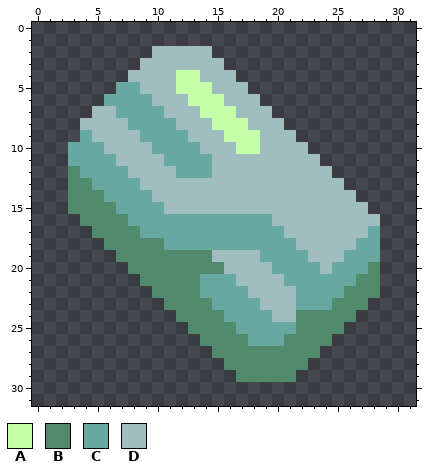
A pixel-art sprite gets an edit: sprites/items/super-alloy.png. That is the earlier state.
The file is 32x32 pixels.
Palette (. is transparent): A #c3ffa9  B #50896c  C #67a8a0  D #a0bdbf
Pixels before, first column x 3:
 2 .......DDDDD..............
 3 ......DDDDDDD.............
 4 .....DDDDAADDD............
 5 ....CCDDDAAADDD...........
 6 ...CCCCDDDAAADDD..........
 7 ..DDCCCCDDDAAADDD.........
 8 .DDDDCCCCDDDAAADDD........
 9 .CDDDDCCCCDDDAAADDD.......
10 CCCDDDDCCCCDDDAADDDD......
11 CCCCDDDDCCCCDDDDDDDDD.....
12 BCCCCDDDDCCCDDDDDDDDDD....
13 BBCCCCDDDDDDDDDDDDDDDDD...
14 BBBCCCCDDDDDDDDDDDDDDDDD..
15 BBBBCCCCDDDDDDDDDDDDDDDDD.
16 .BBBBCCCCCCCCCCCCDDDDDDDDD
17 ..BBBBCCCCCCCCCCCCDDDDDDDC
18 ...BBBBBCCCCCCCCCCCDDDDDCC
19 ....BBBBBBBBDDDDCCCCDDDCCC
20 .....BBBBBBBBDDDDCCCCDCCCB
21 ......BBBBBCCCDDDDCCCCCCBB
22 .......BBBBCCCCDDDDCCCCBBB
23 ........BBBBCCCCDDDCCCBBB.
24 .........BBBBCCCCDDBBBBB..
25 ..........BBBBCCCCCBBBB...
26 ...........BBBBCCCBBBB....
27 ............BBBBBBBBB.....
28 .............BBBBBBB......
29 ..............BBBBB.......
After the commit:
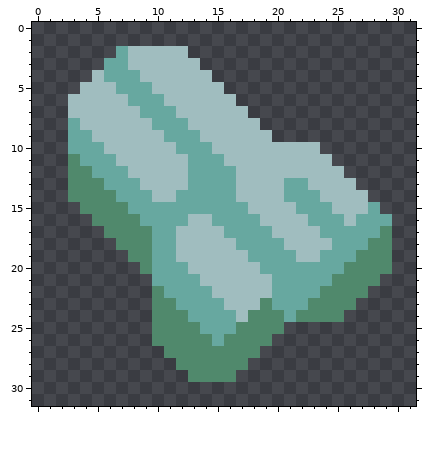
Edits made:
Changed rows in their new state; - is an unchanged pixel.
first column x 3:
 2 ----CDD---..---------------
 3 ---CCD-----..--------------
 4 --DCCC---DD-..-------------
 5 -DDD--C--DDD-..------------
 6 DDDDD--C--DDD-..-----------
 7 DD--DD--C--DDD-..----------
 8 C----DD--C--DDD-..---------
 9 C-----DD--C--DDD-..--------
10 -------DD--C--DD----D------
11 B-------DD--C--------D-----
12 -B-------D--CC--------D----
13 --B-------CCCC----CC---D---
14 ---B-----CCCCC----CCC---D--
15 .---B---CCCCCCC----CCC---C-
16 -.---B----DD----D---CCC-CCC
17 --.---B--DDDD----D---CCCC-B
18 ---.---C-DDDDD----D---CC-BB
19 ----.--CCDDD---C---D-CC-BBB
20 -----.-CCCDDD---C----C-BB-B
21 ------.CCCCDDD---C----BB---
22 --------CCC-DDD--CC--BB--.-
23 -------B-CCC-DDDBCC-BB--.--
24 -------BB-CCC-DBBBC----.---
25 -------BBB-CCCBBBB.....----
26 -------BBBB-C--BB.....-----
27 --------BBBB----.....------
28 ---------BBBB--.....-------
29 ----------BBBB.....--------
Boxes around the changes in both pictures, in picture pixels (x1, y1, x2, y2):
changed: (68, 46, 392, 382)
